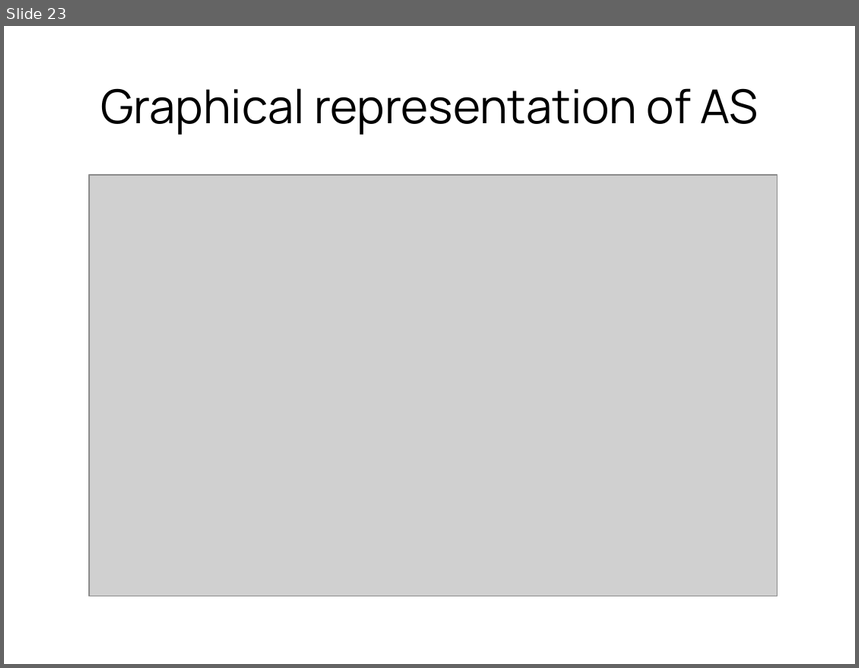
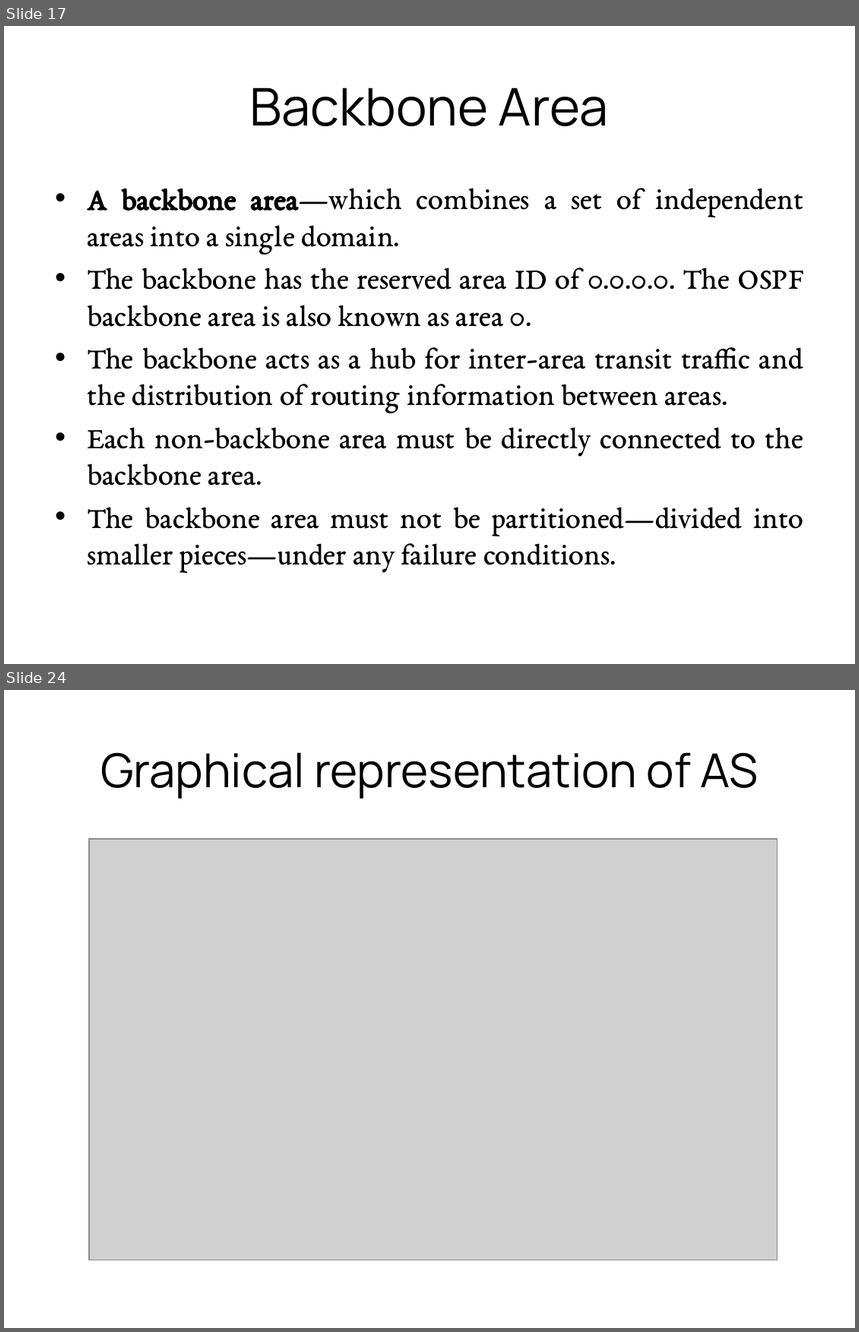
Before and after one commit to GeneralNitin/S6, a slide deck: 03. Computer Networks/PPTs/3.2. LSR, OSPF.pptx. Shown one above the other, each under a label of ours: slide 23 before the commit, slides 17 and 24 after it; the slides between them are not shown. The pictures are 859x668 and 859x1332 pixels, drawn with LibreOffice and Linux fonts; fonts in the diff are those of the drawing; grey boxes stand for pictures. Boxes give left, top, right and bottom in pixels: in the first picture for what was removed or moved away, otherwise in the second. Text is boxed around its words. In the diff, an @@ line names an element or a change of style, - is before the commit and + after.

```diff
--- a/03. Computer Networks/PPTs/3.2. LSR, OSPF.pptx
+++ b/03. Computer Networks/PPTs/3.2. LSR, OSPF.pptx
@@ slide 17 added at bbox=[4, 26, 855, 664], background #FFFFFF @@
@@ title added at bbox=[250, 88, 609, 126], 44 pt, text #000000 @@
+Backbone Area
@@ text added at bbox=[87, 188, 804, 573], 25.9 pt, text #000000 @@
+• A backbone area—which combines a set of independent areas into a single domain.
+• The backbone has the reserved area ID of 0.0.0.0. The OSPF backbone area is also known as area 0.
+• The backbone acts as a hub for inter-area transit traffic and the distribution of routing information between areas.
+• Each non-backbone area must be directly connected to the backbone area.
+• The backbone area must not be partitioned—divided into smaller pieces—under any failure conditions.
@@ what was slide 23 is now slide 24 @@
```
Also in this commit, not shown: 4 slides changed, 12 other slides added, 12 slides removed, 6 other files.
